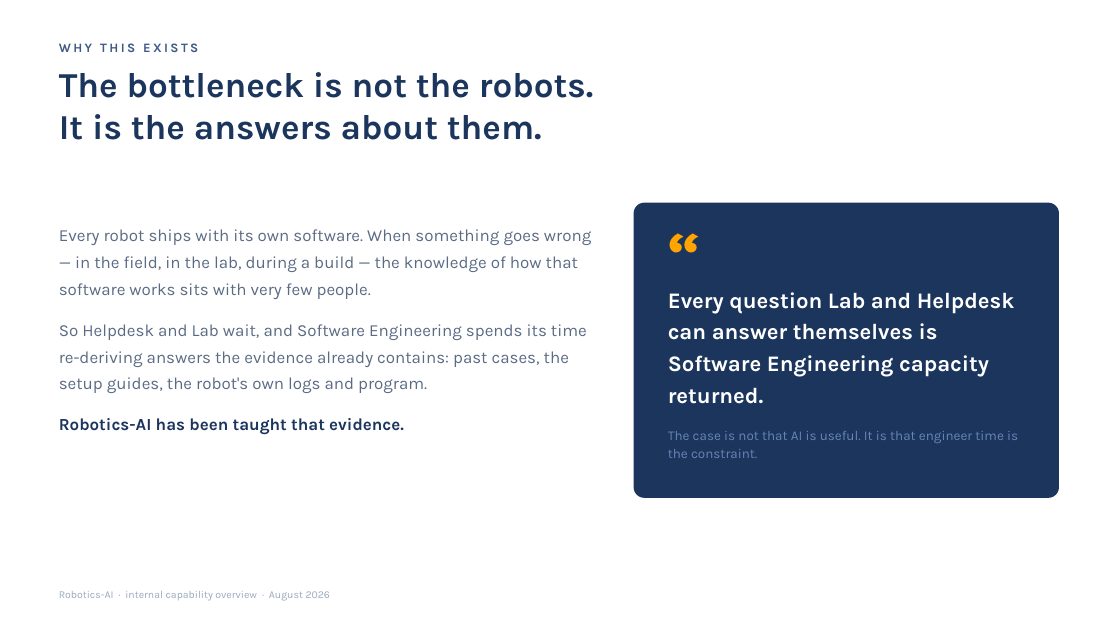
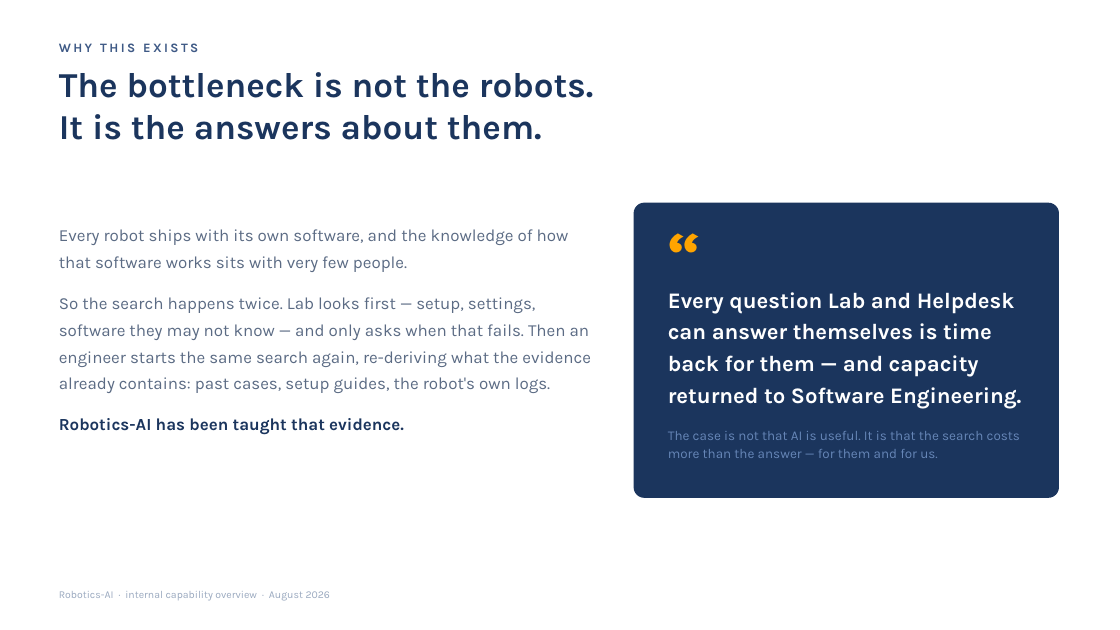
Before and after one commit to SkalarJoostE/Robotics-Private, a slide deck: slide 2 of Rollout/Capability Overview/Robotics-AI Capability Overview.pptx. Drawn at 1120x630 pixels with LibreOffice and Linux fonts; fonts in the diff are those of the drawing. Boxes give left, top, right and bottom in pixels: in the first picture for what was removed or moved away, otherwise in the second. Text is boxed around its words. In the diff, an @@ line names an element or a change of style, - is before the commit and + after.

Commit message:
Refactor capability deck presentation: enhance clarity and detail in slides
- Revised text in slideWhy to streamline messaging about software knowledge and search processes.
- Updated slideEvidence to clarify engineer hours returned and the nature of cases.
- Changed slideHowItKnows to emphasize investigation processes over conversations.
- Renamed slideLimits to slideChallenges, focusing on proactive management of potential issues.
- Enhanced descriptions in slideCost to specify investigation costs and clarify subscription benefits.
- Adjusted slideStart to emphasize the pilot's purpose and measurement focus.
- Modified slideAsk to clarify decisions regarding licensing and pilot permissions.

```diff
--- a/Rollout/Capability Overview/Robotics-AI Capability Overview.pptx
+++ b/Rollout/Capability Overview/Robotics-AI Capability Overview.pptx
@@ text at <box>59,229,591,393</box>: text changed @@
-Every robot ships with its own software. When something goes wrong — in the field, in the lab, during a build — the knowledge of how that software works sits with very few people.
-So Helpdesk and Lab wait, and Software Engineering spends its time re-deriving answers the evidence already contains: past cases, the setup guides, the robot's own logs and program.
+Every robot ships with its own software, and the knowledge of how that software works sits with very few people.
+So the search happens twice. Lab looks first — setup, settings, software they may not know — and only asks when that fails. Then an engineer starts the same search again, re-deriving what the evidence already contains: past cases, setup guides, the robot's own logs.
@@ text at <box>668,292,1021,409</box>: text changed @@
-Every question Lab and Helpdesk can answer themselves is Software Engineering capacity returned.
+Every question Lab and Helpdesk can answer themselves is time back for them — and capacity returned to Software Engineering.
@@ text at <box>668,431,1020,458</box>: text changed @@
-The case is not that AI is useful. It is that engineer time is the constraint.
+The case is not that AI is useful. It is that the search costs more than the answer — for them and for us.
```
Also in this commit, not shown: 6 other slides changed, 8 other files.
